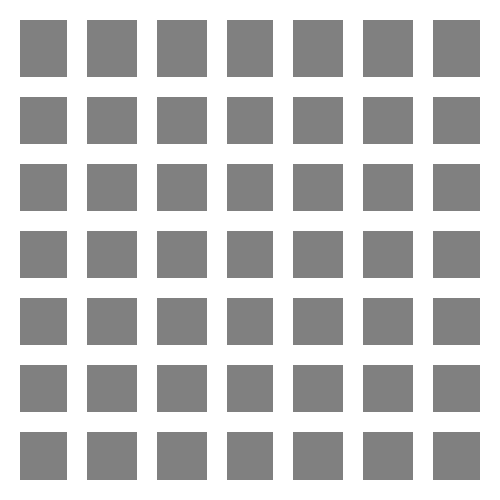
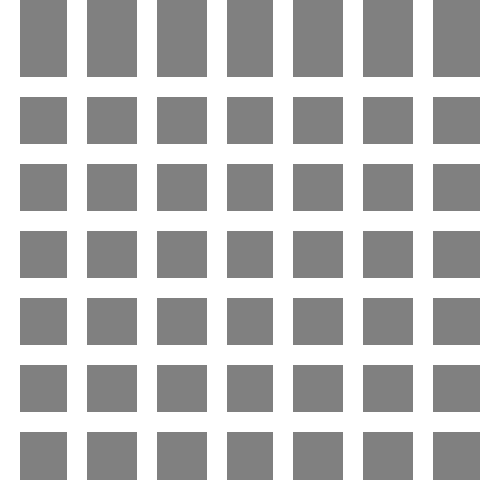
Layer changes from the first (500, 500) image to the second:
painted on "Rectangle 1" over [20, 0, 480, 20]
